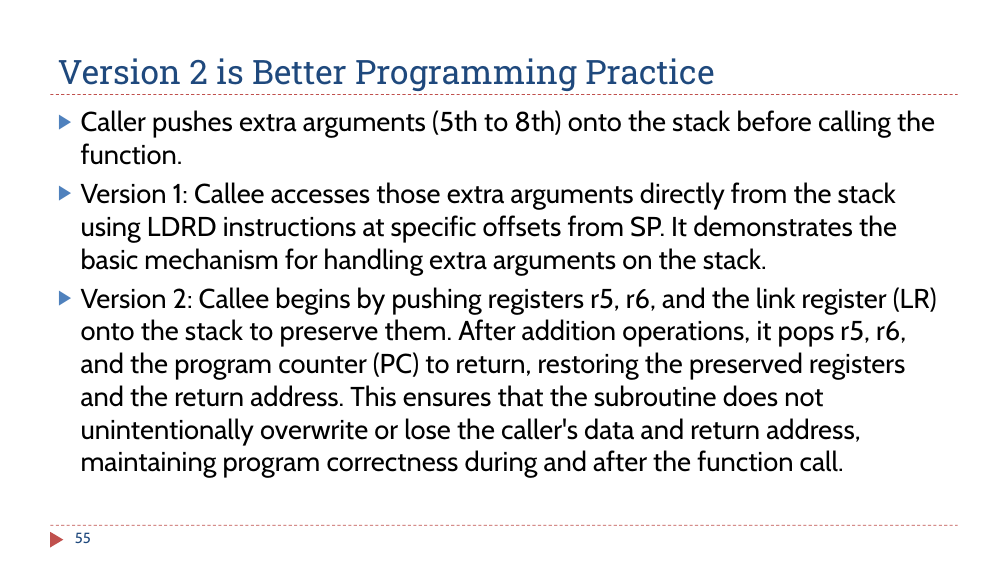
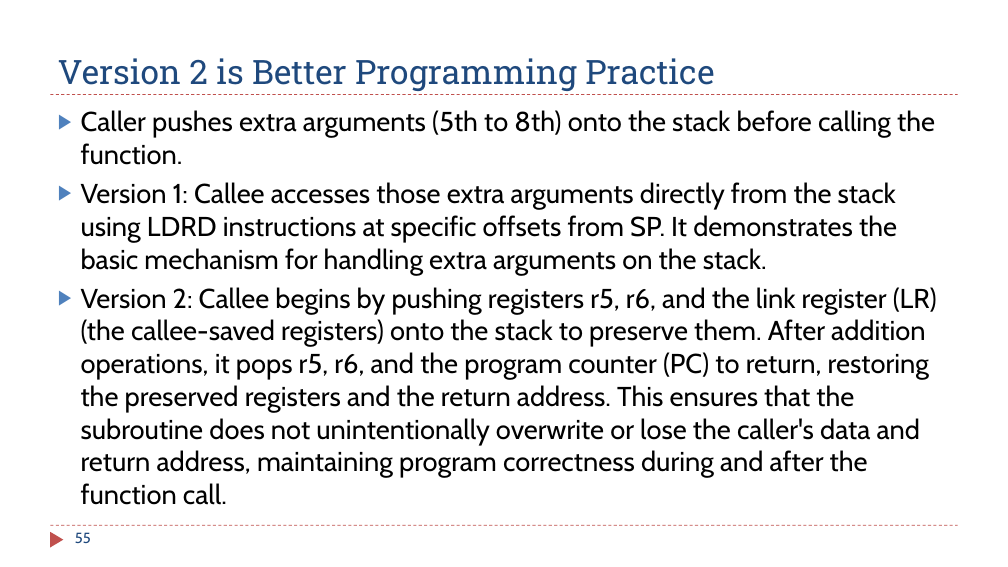
Before and after one commit to guhofstra/CSC111Fa25, a slide deck: slide 55 of PPTs/Ch8_ARM_Subroutines_2_Stack_Preserve_Environment.pptx. Drawn at 1008x567 pixels with LibreOffice and Linux fonts; fonts in the diff are those of the drawing. Boxes give left, top, right and bottom in pixels: in the first picture for what was removed or moved away, otherwise in the second. Text is boxed around its words. In the diff, an @@ line names an element or a change of style, - is before the commit and + after.

```diff
--- a/PPTs/Ch8_ARM_Subroutines_2_Stack_Preserve_Environment.pptx
+++ b/PPTs/Ch8_ARM_Subroutines_2_Stack_Preserve_Environment.pptx
@@ text at [81,287,937,505]: text changed @@
-▶ Version 2: Callee begins by pushing registers r5, r6, and the link register (LR) onto the stack to preserve them. After addition operations, it pops r5, r6, and the program counter (PC) to return, restoring the preserved registers and the return address. This ensures that the subroutine does not unintentionally overwrite or lose the caller's data and return address, maintaining program correctness during and after the function call.
+▶ Version 2: Callee begins by pushing registers r5, r6, and the link register (LR) (the callee-saved registers) onto the stack to preserve them. After addition operations, it pops r5, r6, and the program counter (PC) to return, restoring the preserved registers and the return address. This ensures that the subroutine does not unintentionally overwrite or lose the caller's data and return address, maintaining program correctness during and after the function call.
```
Also in this commit, not shown: 21 other slides changed, 3 other files.
